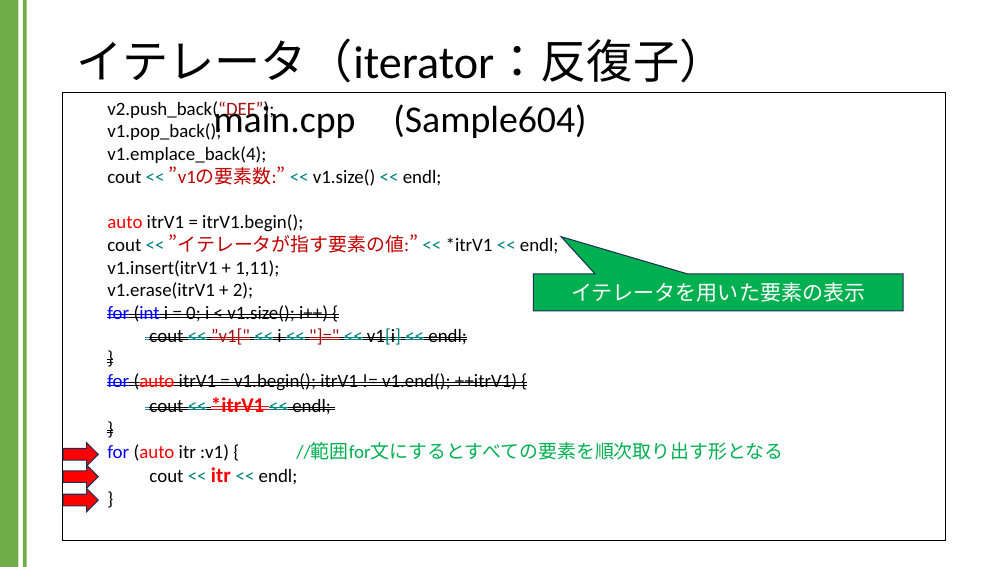
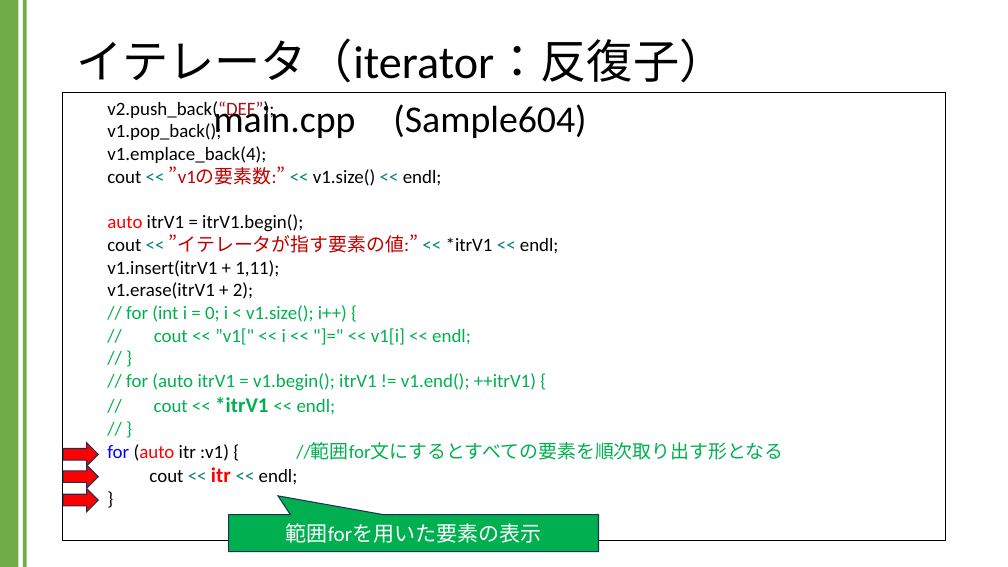
Before and after one commit to kic-murata/cpp2024, a slide deck: slide 27 of 授業資料/講義資料：Vectorクラス.pptx. Drawn at 1008x567 pixels with LibreOffice and Linux fonts; fonts in the diff are those of the drawing. Boxes give left, top, right and bottom in pixels: in the first picture for what was removed or moved away, otherwise in the second. Text is boxed around its words. In the diff, an @@ line names an element or a change of style, - is before the commit and + after.

```diff
--- a/授業資料/講義資料：Vectorクラス.pptx
+++ b/授業資料/講義資料：Vectorクラス.pptx
@@ speech box removed at [533, 274, 903, 311] @@
-イテレータを用いた要素の表示
@@ text in rectangle at [126, 305, 536, 414]: text changed; text colour #000000 to #00B050 @@
-for (int i = 0; i < v1.size(); i++) {
-cout << ”v1[" << i << "]=" << v1[i] << endl;
-}
-for (auto itrV1 = v1.begin(); itrV1 != v1.end(); ++itrV1) {
-cout << *itrV1 << endl;
-}
+// for (int i = 0; i < v1.size(); i++) {
+// cout << ”v1[" << i << "]=" << v1[i] << endl;
+// }
+// for (auto itrV1 = v1.begin(); itrV1 != v1.end(); ++itrV1) {
+// cout << *itrV1 << endl;
+// }
@@ speech box added at [229, 515, 599, 552], fill #00B050, outline #1E3256 1 pt, 20 pt, text #FFFFFF @@
+範囲forを用いた要素の表示
```
Also in this commit, not shown: 9 other slides changed, 1 other file.
